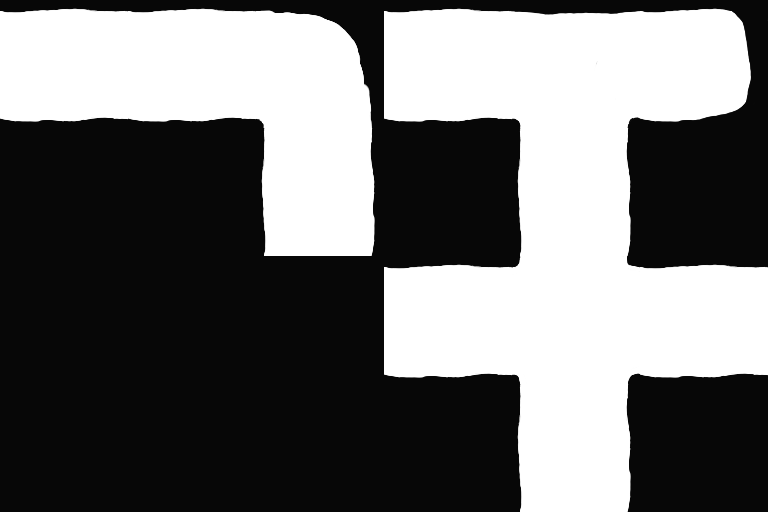
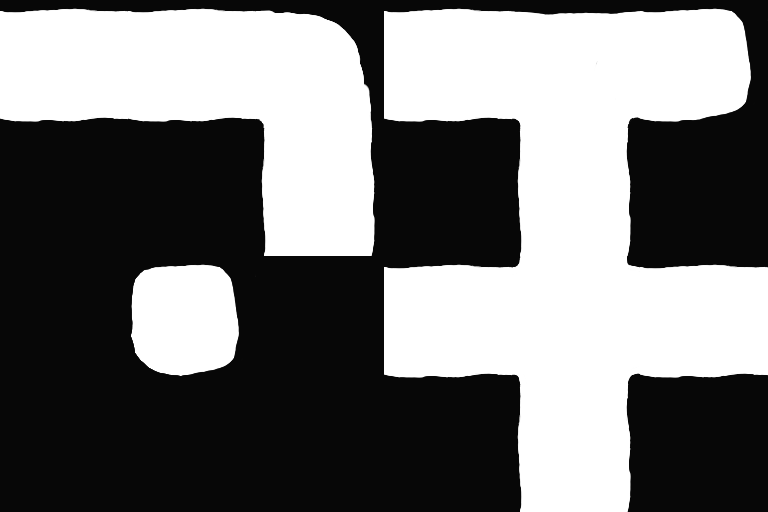
Layer changes from the first 768px x 512px image to the second:
painted on "Paint Layer 14" over [131, 264, 256, 376]
added group "Copy of End" with 1 layers above "End" over [131, 264, 256, 376]
added layer "Paint Layer 5" (1st of 3, in "Copy of End") in group "Copy of End" over [131, 264, 256, 376]
